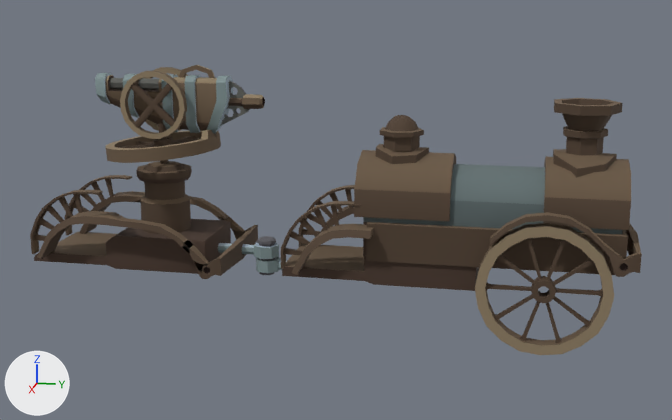
The glTF model train.glb: old version first, new version second.
Before and after are seen from a camera (50 mm lens) standing at (22.44, -2.49, 8.47) and looking at (0.03, -6.97, 2.87). The axes (+X, +Y, +Z) are drawn at lower left. The lights are the same throughout. Vertices at the same position are counted once.

Names of what the first picture shows: 'cart', 'gun', 'train', 'wheel'.
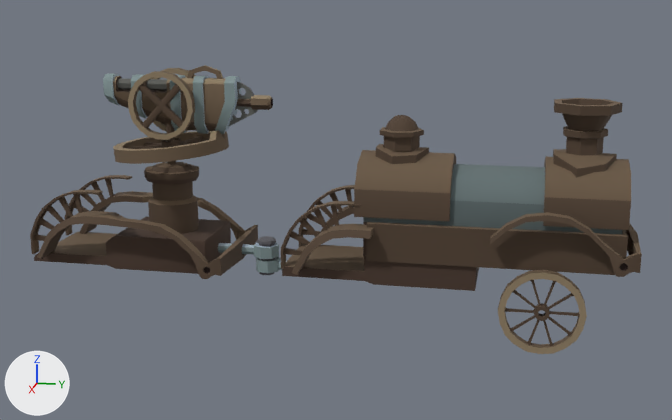
Patch to the scene script:
```diff
--- a/train.glb.py
+++ b/train.glb.py
@@ me_gun @@
 me_gun.from_pydata(...)  # 1074 vertices, 2097 faces; spans x -1.46..1.46, y -3.06..1.3, z 2.13..6.44
+# me_gun part 1: the loose piece of 80 vertices spanning x 0.4..0.59, y -2.27..-0.57, z 4.62..6.31 is moved by (0.0, 1.42, -0.01)
+# me_gun part 2: the loose piece of 12 vertices spanning x 0.42..0.58, y -2.04..-0.77, z 4.86..6.04 is moved by (0.0, 1.42, -0.01)
+# me_gun part 3: the loose piece of 80 vertices spanning x -0.59..-0.4, y -2.27..-0.57, z 4.62..6.31 is moved by (0.0, 1.42, -0.01)
+# me_gun part 4: the loose piece of 94 vertices spanning x -1.46..1.46, y -2.88..0.09, z 4.05..4.83 is moved by (0.0, 1.42, -0.01)
+# me_gun part 5: the loose piece of 260 vertices spanning x -1.22..1.22, y -2.64..-0.13, z 4.15..4.55 is moved by (0.0, 1.42, -0.01)
+# me_gun part 6: the loose piece of 20 vertices spanning x -0.1..0.1, y -1.51..-1.3, z 3.82..5.2 is moved by (0.0, 1.42, -0.01)
+# me_gun part 7: the loose piece of 100 vertices spanning x -0.69..0.69, y -2.13..-0.69, z 2.13..3.9 is moved by (0.0, 1.42, -0.01)
+# me_gun part 8: the loose piece of 12 vertices spanning x 0.42..0.57, y -1.99..-0.81, z 4.84..6.1 is moved by (0.0, 1.42, -0.01)
+# me_gun part 9: the loose piece of 63 vertices spanning x -0.23..0.23, y -3.04..0.41, z 4.77..6.12 is moved by (0.0, 1.42, -0.01)
+# me_gun part 10: the loose piece of 129 vertices spanning x -0.05..0.05, y -0.27..0.95, z 4.83..6.09 is moved by (0.0, 1.42, -0.01)
+# me_gun part 11: the loose piece of 56 vertices spanning x -0.18..0.18, y -0.27..1.3, z 5.37..5.73 is moved by (0.0, 1.42, -0.01)
+# me_gun part 12: the loose piece of 16 vertices spanning x -0.28..0.28, y -0.66..-0.39, z 4.71..6.17 is moved by (0.0, 1.42, -0.01)
+# me_gun part 13: the loose piece of 16 vertices spanning x -0.28..0.28, y -1.27..-1.0, z 4.71..6.17 is moved by (0.0, 1.42, -0.01)
+# me_gun part 14: the loose piece of 16 vertices spanning x -0.28..0.28, y -2.3..-2.05, z 5.05..6.17 is moved by (0.0, 1.42, -0.01)
+# me_gun part 15: the loose piece of 16 vertices spanning x -0.28..0.28, y -3.06..-2.79, z 5.37..6.17 is moved by (0.0, 1.42, -0.01)
+# me_gun part 16: the loose piece of 26 vertices spanning x -0.28..0.28, y -0.25..0.44, z 4.71..6.17 is moved by (0.0, 1.42, -0.01)
+# me_gun part 17: the loose piece of 30 vertices spanning x -0.04..0.04, y -0.92..0.06, z 6.05..6.44 is moved by (0.0, 1.42, -0.01)
+# me_gun part 18: the loose piece of 16 vertices spanning x -0.14..0.14, y -2.97..-1.32, z 5.78..6.06 is moved by (0.0, 1.42, -0.01)
 me_gun.materials.append(mat_material_001)
@@ me_wheel @@
-me_wheel.from_pydata(...)  # 360 vertices, 740 faces; spans x 1.22..1.59, y -1.57..1.57, z 0.0..3.1
+me_wheel.from_pydata(...)  # 360 vertices, 740 faces; spans x -0.12..0.12, y -1.01..1.01, z -1.0..1.0
+# me_wheel part 19: a new loose piece, a torus around x (ring radius 0.92, tube radius 0.13) spanning x -0.11..0.11, y -1.01..1.01, z -1.0..1.0, in mat_material_001 (picture img_trainsheet)
+# me_wheel part 20: a new loose piece of 280 vertices spanning x -0.12..0.12, y -0.86..0.86, z -0.83..0.83, in mat_material_001 (picture img_trainsheet)
+# me_wheel part 21: the loose piece of 280 vertices spanning x 1.22..1.59, y -1.33..1.33, z 0.26..2.85 is deleted
+# me_wheel part 22: the loose piece of 80 vertices spanning x 1.24..1.58, y -1.57..1.57, z 0.0..3.1 is deleted
 me_wheel.materials.append(mat_material_001)
@@ ob_gun @@
 ob_gun = bpy.data.objects.new('gun', me_gun)
-ob_gun.location = (0.0, -10.11, 0.0)
+ob_gun.location = (0.0, -11.32, 0.0)
@@ ob_wheel @@
 ob_wheel = bpy.data.objects.new('wheel', me_wheel)
-ob_wheel.location = (0.0, -1.81, 0.0)
+ob_wheel.location = (1.4, -1.82, 1.0)
```

Where the change shows, as pixel boxes [x1, y1, x2, y2] in the pictures (672 x 420 px; the box of a moved part takes in the faces that stretch with it):
'gun', reshaped, moved: before [95, 65, 265, 234]; after [103, 65, 273, 234]
'wheel', reshaped, moved (36% narrower, 36% shorter): before [475, 223, 614, 355]; after [498, 270, 587, 354]
part 1 of me_gun, moved or reshaped: before [120, 71, 187, 139]; after [128, 71, 195, 140]
part 2 of me_gun, moved or reshaped: before [130, 83, 175, 127]; after [138, 83, 184, 128]
part 3 of me_gun, moved or reshaped: before [144, 67, 188, 133]; after [152, 68, 196, 132]
part 4 of me_gun, moved or reshaped: before [106, 130, 221, 163]; after [113, 130, 229, 164]
part 5 of me_gun, moved or reshaped: before [118, 136, 201, 148]; after [126, 136, 209, 149]
part 6 of me_gun, moved or reshaped: before [158, 122, 168, 164]; after [166, 123, 176, 165]
part 7 of me_gun, moved or reshaped: before [136, 161, 192, 234]; after [144, 162, 199, 234]
part 8 of me_gun, moved or reshaped: before [134, 83, 173, 128]; after [142, 84, 180, 128]
part 9 of me_gun, moved or reshaped: before [105, 75, 217, 131]; after [113, 76, 225, 131]
part 10 of me_gun, moved or reshaped: before [220, 81, 250, 126]; after [229, 82, 258, 126]
part 11 of me_gun, moved or reshaped: before [228, 94, 265, 109]; after [236, 95, 273, 110]
part 12 of me_gun, moved or reshaped: before [185, 75, 201, 133]; after [193, 76, 209, 134]
part 13 of me_gun, moved or reshaped: before [161, 74, 178, 132]; after [169, 75, 186, 133]
part 14 of me_gun, moved or reshaped: before [123, 74, 139, 118]; after [131, 74, 147, 118]
part 15 of me_gun, moved or reshaped: before [95, 73, 112, 105]; after [103, 73, 120, 105]
part 16 of me_gun, moved or reshaped: before [207, 76, 234, 133]; after [215, 76, 242, 134]
part 17 of me_gun, moved or reshaped: before [179, 65, 215, 78]; after [187, 65, 223, 79]
part 18 of me_gun, moved or reshaped: before [109, 78, 159, 90]; after [117, 78, 168, 91]
part 19 of me_wheel, added (brown): after [498, 270, 587, 354]
part 20 of me_wheel, added: after [505, 280, 580, 346]
part 21 of me_wheel, deleted (brown): before [486, 238, 603, 343]
part 22 of me_wheel, deleted (brown): before [475, 223, 614, 355]
